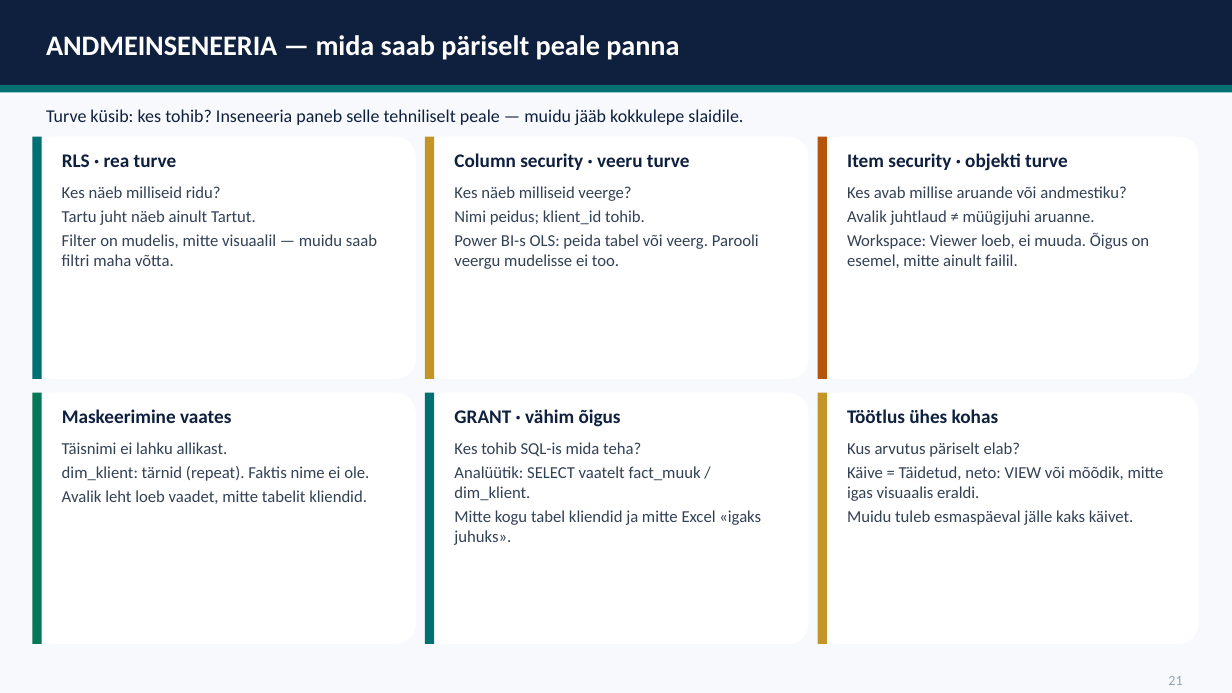
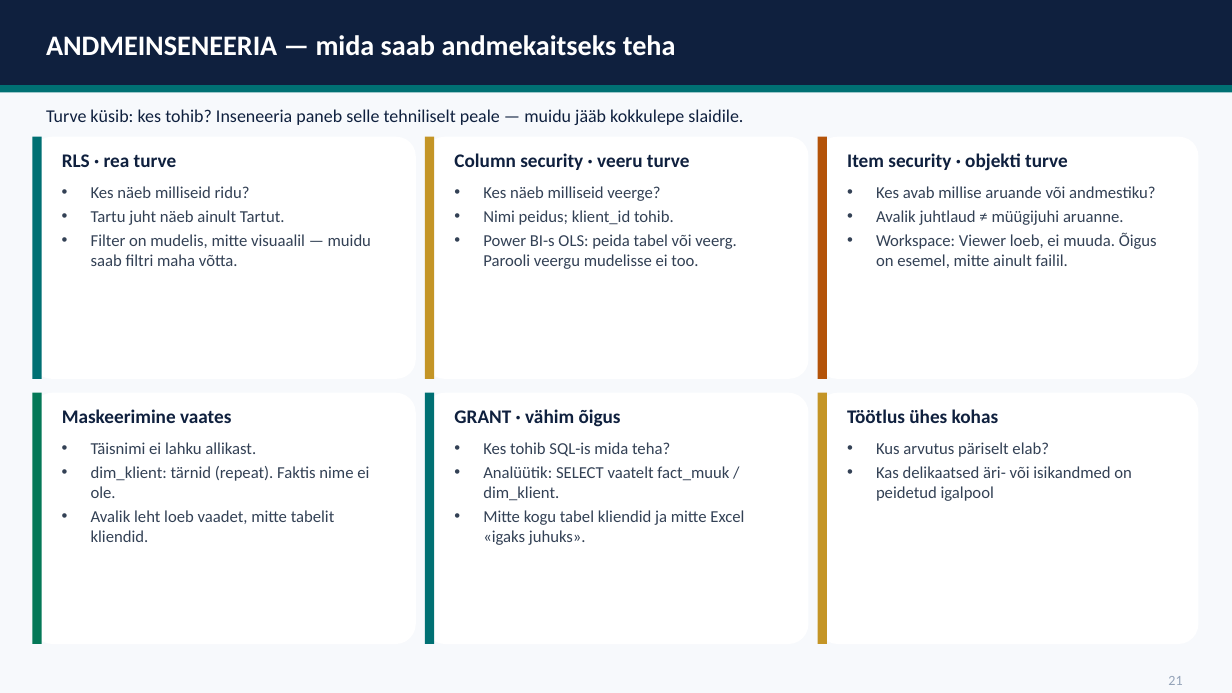
Before and after one commit to emilieabel/andmetarkus, a slide deck: slide 22 of Materjalid/Day9 Andmekorraldus Dim Fakt/9-paev-andmetarkus-esitlus.pptx. Drawn at 1232x693 pixels with LibreOffice and Linux fonts; fonts in the diff are those of the drawing. Boxes give left, top, right and bottom in pixels: in the first picture for what was removed or moved away, otherwise in the second. Text is boxed around its words. In the diff, an @@ line names an element or a change of style, - is before the commit and + after.

```diff
--- a/Materjalid/Day9 Andmekorraldus Dim Fakt/9-paev-andmetarkus-esitlus.pptx
+++ b/Materjalid/Day9 Andmekorraldus Dim Fakt/9-paev-andmetarkus-esitlus.pptx
@@ text at bbox=[46, 35, 676, 56]: text changed @@
-ANDMEINSENEERIA — mida saab päriselt peale panna
+ANDMEINSENEERIA — mida saab andmekaitseks teha
@@ bullet none to • in 5 elements at bbox=[91, 442, 369, 542], bbox=[483, 442, 744, 545], bbox=[91, 186, 371, 266], bbox=[483, 186, 737, 269], bbox=[876, 186, 1157, 268] @@
@@ text at bbox=[876, 442, 1049, 457]: bullet none to • @@
@@ text at bbox=[876, 466, 1132, 501]: text changed @@
-Käive = Täidetud, neto: VIEW või mõõdik, mitte igas visuaalis eraldi.
-Muidu tuleb esmaspäeval jälle kaks käivet.
+• Kas delikaatsed äri- või isikandmed on peidetud igalpool
```
Also in this commit, not shown: 14 other slides changed, 1 other file.
